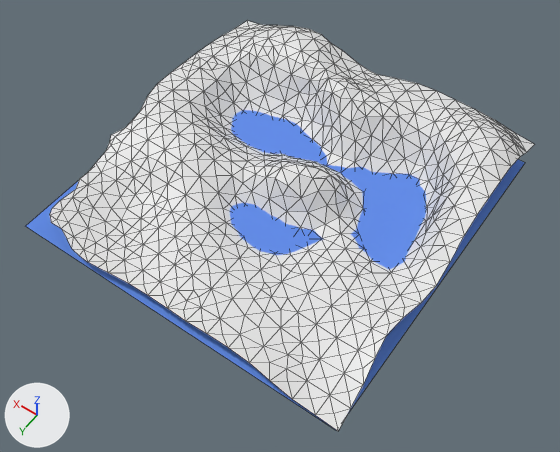
Before and after pictures for a commit that changed the Blender file Assets/3D_char/terrain.blend.
Rendered twice from a 50 mm camera at (-19.6, 27.9, 38.9) aimed at (-1.9, 3.0, -0.2). Lighting does not change. The marker at lower left points along +X, +Y and +Z. Mesh edges are drawn as thin lines.

The first picture shows 'Terrain', 'Water'.
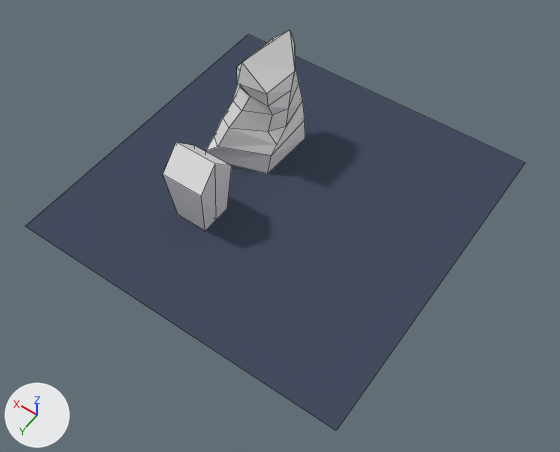
The newer file is also rescaled (x0.658), turned or shifted as a whole; pictures and numbers use the older file's frame.

Pixel boxes [x1, y1, x2, y2] of what changed, in the pictures (560 x 452 px):
'Terrain', deleted: before [50, 21, 535, 431]
'Water', recoloured: [26, 35, 525, 430] in both
'Cube', added: after [206, 30, 305, 174]
'Cube.001', added: after [163, 142, 232, 231]

Edits to the bpy script that builds the scene:
```text
Change mat_material:
    mat_material.base_color: (0.128, 0.267, 0.8) -> (0.0598, 0.0733, 0.115)  # blue #648de7 -> dark blue #454d5f
Add me_cube:
    me_cube.from_pydata(...)  # 43 vertices, 41 faces; spans x -1.33..1.71, y -1.69..2.51, z -1.0..4.7
Add me_cube_001:
    me_cube_001.from_pydata([(-0.76, -0.76, -1.0), (-1.0, -1.0, 1.7), (-0.76, 0.76, -1.0), (-1.0, 1.0, 1.7), (0.76, -0.76, -1.0), (1.0, -1.0, 1.7), (0.76, 0.76, -1.0), (1.0, 1.0, 1.7), (-0.76, 0.0, -1.0), (-1.0, 0.0, 2.73), (0.76, 0.0, -1.0), (1.0, 0.0, 2.73)], [], [(8, 9, 3, 2), (2, 3, 7, 6), (10, 11, 5, 4), (4, 5, 1, 0), (8, 10, 4, 0), (11, 9, 1, 5), (7, 3, 9, 11), (2, 6, 10, 8), (6, 7, 11, 10), (0, 1, 9, 8)])
Remove ob_terrain:
    ob_terrain = bpy.data.objects.new('Terrain', me_plane)
    ob_terrain.location = (0.0, 0.0, 0.0)
Add ob_cube:
    ob_cube = bpy.data.objects.new('Cube', me_cube)
    ob_cube.location = (3.62, -3.21, 0.39)
    ob_cube.scale = (1.52, 1.52, 1.52)
Add ob_cube_001:
    ob_cube_001 = bpy.data.objects.new('Cube.001', me_cube_001)
    ob_cube_001.location = (3.42, 4.41, 0.39)
    ob_cube_001.scale = (1.52, 1.52, 1.52)
```
